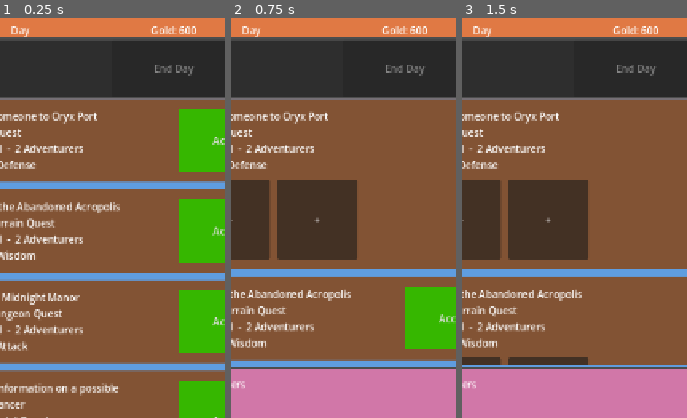
Above: before the commit, frames 1-3 (left to right).
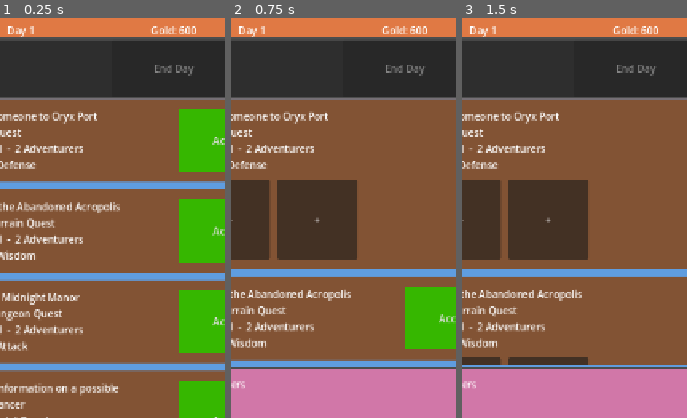
Above: after the commit, the same moments.

Repository: ActuallySanta/Fantasy-Guild-Manager
Game: Godot game, scene res://Scenes/UI/home_ui_prototype.tscn
Same seed, same stepped clock (60 frames per second), same inputs: the game is played once before the commit and once after it. The engine's default icon, where the game draws it, is replaced by a stand-in: a white triangle on a blue panel in a dark square.
Inputs:
- Up to frame 1 (0.25 s): no input
- Up to frame 2 (0.75 s): click "Accept" at 0.5 s
- Up to frame 3 (1.5 s): click "Accept" at 1.25 s
The pictures show only the part of the screen within x 11-61%, y 11-61%; the shares and areas given below are measured in that part.

The runs differ from the first frame. In frame 1, 0.2% of the frame differs, in the area x 3-16%, y 2-5%; in frame 2, 0.2%; in frame 3, 0.2%.

Commit message:
new day system working, also added a global script for days, gold, and standing

Diff:
--- a/Globals/character_container.gd
+++ b/Globals/character_container.gd
@@ -5,15 +5,23 @@
 
 ## How many characters will be shown at the character hiring screen
 @export var max_hireable_characters: int = 3
+var hireable_characters: Array[GuildCharacter] = []
 
+signal on_hireables_refreshed
 signal on_character_added
-
 
 func _ready() -> void:
 	#for i in max_characters:
 	#generate_new_character()
+	refresh_hireable_characters()
 	pass
 
+# Replaces the hiring pool with new characters on a new day
+func refresh_hireable_characters() -> void:
+	hireable_characters.clear()
+	for i in max_hireable_characters:
+		hireable_characters.append(GuildCharacter.new())
+	on_hireables_refreshed.emit()
 
 func generate_new_character() -> void:
 	if (active_characters.size() == max_characters):
@@ -30,6 +38,7 @@
 		return false
 
 	active_characters.append(_character)
+	hireable_characters.erase(_character) # char hired, so no longer for hire
 	print(_character.name + " HAS JOINED THE GUILD")
 	on_character_added.emit()
 	return true
--- /dev/null
+++ b/Globals/game_state.gd
@@ -0,0 +1,19 @@
+# script to hold all of the game-wide values that all of our
+# other screens will need
+extends Node
+
+# triggered after the day number goes up
+signal day_started(day: int)
+
+# The current day, starts on day 1.
+var day: int = 1
+
+# Called by Start New Day button.
+func start_new_day() -> void:
+	day += 1
+
+	if CharacterContainer.has_method("refresh_hireable_characters"):
+		CharacterContainer.refresh_hireable_characters()
+
+	# Tell everything else the new day has begun.
+	day_started.emit(day)
--- a/Scenes/UI/day_summary.tscn
+++ b/Scenes/UI/day_summary.tscn
@@ -1,7 +1,6 @@
 [gd_scene format=3 uid="uid://cuv2kkwbxwgjy"]
 
 [ext_resource type="Script" uid="uid://cwabtoyr1uy6k" path="res://Scripts/UI/day_summary.gd" id="1_wie7t"]
-[ext_resource type="PackedScene" uid="uid://kkjpbudn1ejv" path="res://Scenes/UI/Reusable Elements/close_button.tscn" id="2_art7y"]
 [ext_resource type="PackedScene" uid="uid://i3jep15b6byf" path="res://Scenes/UI/summary_entry.tscn" id="2_wiqur"]
 
 [sub_resource type="StyleBoxFlat" id="StyleBoxFlat_art7y"]
@@ -52,11 +51,6 @@
 theme_override_font_sizes/font_size = 40
 text = "   Day Summary"
 
-[node name="CloseButton" parent="SummaryMargin/SummaryPanel/SummaryColumn/SummaryHeader" unique_id=1203562834 instance=ExtResource("2_art7y")]
-unique_name_in_owner = true
-custom_minimum_size = Vector2(100, 100)
-layout_mode = 2
-
 [node name="EmptyLabel" type="Label" parent="SummaryMargin/SummaryPanel/SummaryColumn" unique_id=1593576361]
 unique_name_in_owner = true
 layout_mode = 2
@@ -71,3 +65,9 @@
 layout_mode = 2
 size_flags_horizontal = 3
 theme_override_constants/separation = 12
+
+[node name="NewDayButton" type="Button" parent="SummaryMargin/SummaryPanel/SummaryColumn" unique_id=1531062587]
+unique_name_in_owner = true
+custom_minimum_size = Vector2(0, 100)
+layout_mode = 2
+text = "Start New Day"
--- a/Scenes/UI/home_ui_prototype.tscn
+++ b/Scenes/UI/home_ui_prototype.tscn
@@ -2,6 +2,7 @@
 
 [ext_resource type="Script" uid="uid://tlhfiyj5s2yd" path="res://Scripts/UI/home_ui_prototype.gd" id="1_18fsv"]
 [ext_resource type="Script" uid="uid://cmlplktrs1fb0" path="res://Scripts/UI/quest_list.gd" id="1_prqkl"]
+[ext_resource type="Script" uid="uid://ccvbd8ffv4oig" path="res://Scripts/UI/top_bar.gd" id="2_ewhhe"]
 [ext_resource type="Texture2D" uid="uid://b45od3f4bqey8" path="res://Sprites/UI Icons/sun-solid-full.svg" id="2_sufdd"]
 [ext_resource type="PackedScene" uid="uid://cawb7mk4rfspb" path="res://Scenes/UI/quest_card.tscn" id="2_xsnmc"]
 [ext_resource type="Texture2D" uid="uid://e4g7gfuo6w5i" path="res://Sprites/UI Icons/coins-solid-full.svg" id="3_58akh"]
@@ -53,11 +54,13 @@
 [node name="VBoxContainer" type="VBoxContainer" parent="MarginContainer" unique_id=40666266]
 layout_mode = 2
 
-[node name="TopBar" type="PanelContainer" parent="MarginContainer/VBoxContainer" unique_id=168263758]
+[node name="TopBar" type="PanelContainer" parent="MarginContainer/VBoxContainer" unique_id=168263758 node_paths=PackedStringArray("day_label")]
 custom_minimum_size = Vector2(0, 70)
 custom_maximum_size = Vector2(-1, 250)
 layout_mode = 2
 theme_override_styles/panel = SubResource("StyleBoxFlat_g4v7s")
+script = ExtResource("2_ewhhe")
+day_label = NodePath("TopBarRow/VBoxContainer/DayLabel")
 
 [node name="TopBarRow" type="HBoxContainer" parent="MarginContainer/VBoxContainer/TopBar" unique_id=2127575527]
 layout_mode = 2
--- a/Scripts/UI/char_roster.gd
+++ b/Scripts/UI/char_roster.gd
@@ -10,6 +10,7 @@
 	# get_tree().call_group("roster", "refresh").
 	# add_to_group("roster", "refresh")
 	add_to_group("roster")
+	CharacterContainer.on_character_added.connect(rebuild)
 
 	if roster_panel == null:
 		push_error("Roster: drag the Roster panel into Roster Panel in the Inspector.")
--- a/Scripts/UI/character_hiring_page.gd
+++ b/Scripts/UI/character_hiring_page.gd
@@ -9,7 +9,8 @@
 # Called when the node enters the scene tree for the first time.
 func _ready() -> void:
 	update_character_total()
-	CharacterContainer.on_character_added.connect(update_character_total)
+	CharacterContainer.on_character_added.connect(_on_character_added)
+	CharacterContainer.on_hireables_refreshed.connect(populate_hiring_page)
 	populate_hiring_page()
 	pass # Replace with function body.
 
@@ -18,14 +19,29 @@
 func update_character_total():
 	character_total_display.text = "TOTAL: " + str(CharacterContainer.active_characters.size()) + " / " + str(CharacterContainer.max_characters)
 
+# when someone is hired update the total
+# and remove them from the page
+func _on_character_added() -> void:
+	update_character_total()
+	populate_hiring_page()
 
 func _on_close_button_pressed() -> void:
 	hide()
 
 
 func populate_hiring_page():
+	# clear old banners first so we never get duplicates
+	for child in character_banner_container.get_children():
+		character_banner_container.remove_child(child)
+		child.queue_free()
+
+	for character in CharacterContainer.hireable_characters:
+		var char_banner := CHARACTER_HIRING_BANNER.instantiate()
+		char_banner.loaded_character = character
+		character_banner_container.add_child(char_banner)
+
 	#Populate the page with the given amount of characters
-	for i in CharacterContainer.max_hireable_characters:
-		var char_banner := CHARACTER_HIRING_BANNER.instantiate()
-		char_banner.loaded_character = GuildCharacter.new()
-		character_banner_container.add_child(char_banner)
+	#for i in CharacterContainer.max_hireable_characters:
+		#var char_banner := CHARACTER_HIRING_BANNER.instantiate()
+		#char_banner.loaded_character = GuildCharacter.new()
+		#character_banner_container.add_child(char_banner)
--- a/Scripts/UI/day_bar.gd
+++ b/Scripts/UI/day_bar.gd
@@ -23,6 +23,12 @@
 		# check button everytime quest board changes
 		quest_list.board_changed.connect(_update_end_day_button)
 
+	_update_end_day_button()
+	GameState.day_started.connect(_on_day_started)
+
+# make sure end day can be used again once the new quests are added
+func _on_day_started(_day: int) -> void:
+	_day_ended = false
 	_update_end_day_button()
 
 # Locks or unlocks end day button based on quests
--- a/Scripts/UI/day_summary.gd
+++ b/Scripts/UI/day_summary.gd
@@ -8,12 +8,12 @@
 # unique label nodes
 @onready var _entry_list: VBoxContainer = %EntryList
 @onready var _empty_label: Label = %EmptyLabel
-@onready var _close_button: Button = %CloseButton
+@onready var _new_day_button: BaseButton = %NewDayButton
 
 
 func _ready() -> void:
 	visible = false  # hidden until the day ends
-	_close_button.pressed.connect(hide)
+	_new_day_button.pressed.connect(_on_new_day_pressed)
 
 # Fills the list with one entry per quest result, then shows the popup.
 func show_results(results: Array) -> void:
@@ -35,3 +35,7 @@
 	_empty_label.visible = results.is_empty()
 
 	show()
+
+func _on_new_day_pressed() -> void:
+	hide()
+	GameState.start_new_day()
--- a/Scripts/UI/quest_list.gd
+++ b/Scripts/UI/quest_list.gd
@@ -12,6 +12,11 @@
 func _ready() -> void:
 	# tag node so other systems will be able to reach it
 	add_to_group("quest_list")
+	GameState.day_started.connect(_on_day_started)
+	populate(_generate_quests())
+
+# creates new quests on new day
+func _on_day_started(_day: int) -> void:
 	populate(_generate_quests())
 
 func populate(quests: Array) -> void:
--- /dev/null
+++ b/Scripts/UI/top_bar.gd
@@ -0,0 +1,14 @@
+# Keeps the header's numbers in sync with GameState
+extends PanelContainer
+@export var day_label: Label
+
+func _ready() -> void:
+	GameState.day_started.connect(_on_day_started)
+	_show_day(GameState.day)  # show "Day 1" right away
+
+func _on_day_started(day: int) -> void:
+	_show_day(day)
+
+func _show_day(day: int) -> void:
+	if day_label:
+		day_label.text = "Day %d" % day
--- a/project.godot
+++ b/project.godot
@@ -20,6 +20,7 @@
 ExternalContentContainer="*uid://bae36g2i7jnyo"
 CharacterContainer="*uid://2a60tdtp51bo"
 GuildUpgrades="*res://Globals/guild_upgrades.gd"
+GameState="*uid://bgm1h6mn7oiy0"
 
 [display]
 
Not shown, added: Globals/game_state.gd.uid
Not shown, added: Scripts/UI/top_bar.gd.uid
